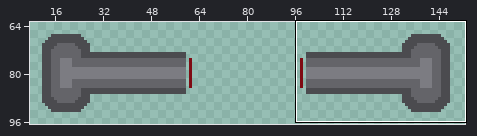
Two versions of one sprite sheet, sprites/blocks/mohole-rotator.png. Above, an overview of the earlier version with the close-up marked.
Close-up. Old version:
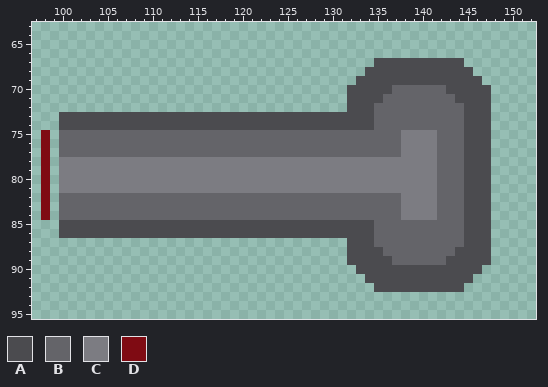
The file is 160x160 pixels. Colours within 5 levels of each other are drawn and written as one. Shown: x 97..152, y 63..95. The wide view leaves out empty margins. The commit also changed other parts of the picture, which this record leaves out.
Palette (. is transparent): A #4b4b4f  B #646469  C #7c7c82  D #7f0b13
Pixels before, first column x 98:
67 .....................................AAAAAAAAAA...
68 ....................................AAAAAAAAAAAA..
69 ...................................AAAAAAAAAAAAAA.
70 ..................................AAAAABBBBBBAAAAA
71 ..................................AAAABBBBBBBBAAAA
72 ..................................AAABBBBBBBBBBAAA
73 ..AAAAAAAAAAAAAAAAAAAAAAAAAAAAAAAAAAABBBBBBBBBBAAA
74 ..AAAAAAAAAAAAAAAAAAAAAAAAAAAAAAAAAAABBBBBBBBBBAAA
75 D.BBBBBBBBBBBBBBBBBBBBBBBBBBBBBBBBBBBBBBCCCCBBBAAA
76 D.BBBBBBBBBBBBBBBBBBBBBBBBBBBBBBBBBBBBBBCCCCBBBAAA
77 D.BBBBBBBBBBBBBBBBBBBBBBBBBBBBBBBBBBBBBBCCCCBBBAAA
78 D.CCCCCCCCCCCCCCCCCCCCCCCCCCCCCCCCCCCCCCCCCCBBBAAA
79 D.CCCCCCCCCCCCCCCCCCCCCCCCCCCCCCCCCCCCCCCCCCBBBAAA
80 D.CCCCCCCCCCCCCCCCCCCCCCCCCCCCCCCCCCCCCCCCCCBBBAAA
81 D.CCCCCCCCCCCCCCCCCCCCCCCCCCCCCCCCCCCCCCCCCCBBBAAA
82 D.BBBBBBBBBBBBBBBBBBBBBBBBBBBBBBBBBBBBBBCCCCBBBAAA
83 D.BBBBBBBBBBBBBBBBBBBBBBBBBBBBBBBBBBBBBBCCCCBBBAAA
84 D.BBBBBBBBBBBBBBBBBBBBBBBBBBBBBBBBBBBBBBCCCCBBBAAA
85 ..AAAAAAAAAAAAAAAAAAAAAAAAAAAAAAAAAAABBBBBBBBBBAAA
86 ..AAAAAAAAAAAAAAAAAAAAAAAAAAAAAAAAAAABBBBBBBBBBAAA
87 ..................................AAABBBBBBBBBBAAA
88 ..................................AAAABBBBBBBBAAAA
89 ..................................AAAAABBBBBBAAAAA
90 ...................................AAAAAAAAAAAAAA.
91 ....................................AAAAAAAAAAAA..
92 .....................................AAAAAAAAAA...
After the commit:
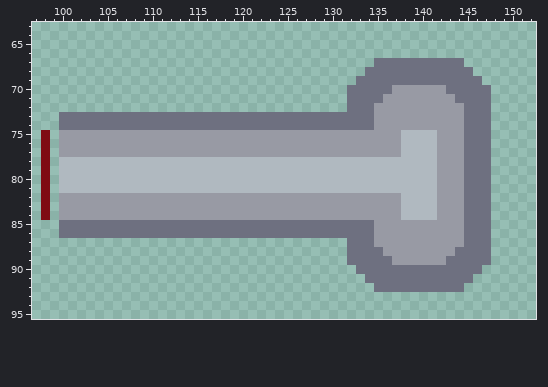
Changes in this commit:
colour A: #4b4b4f -> #6e7080
colour B: #646469 -> #989aa4
colour C: #7c7c82 -> #b0b9c0
Boxes around the changes in both close-ups, in picture pixels (x1, y1, x2, y2):
changed: (59, 58, 491, 292)
